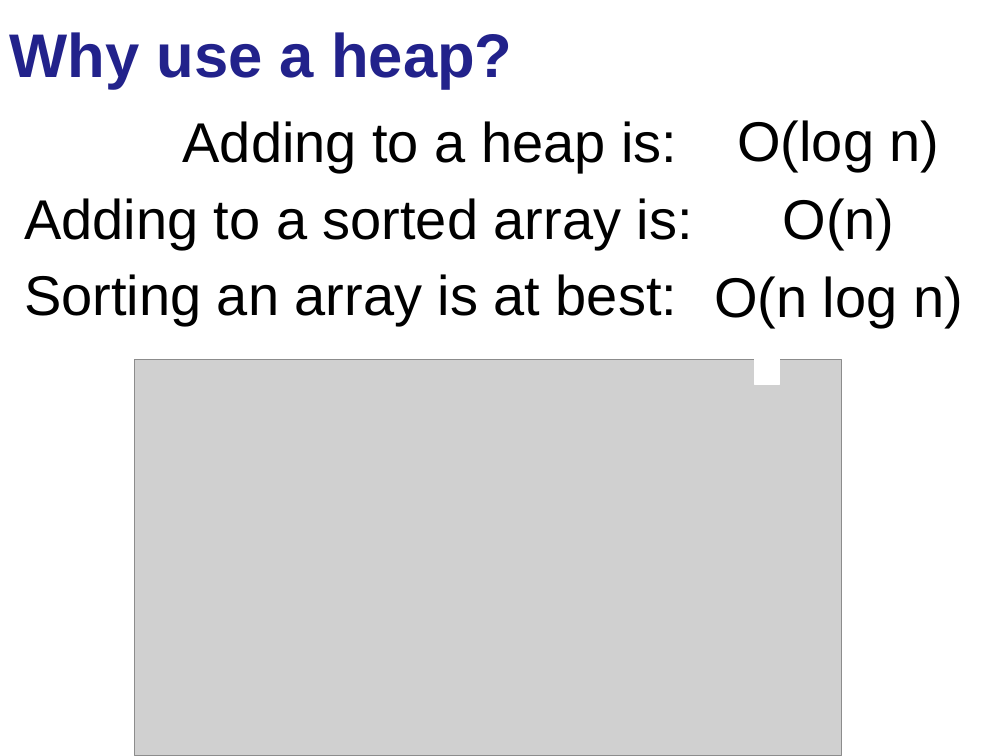
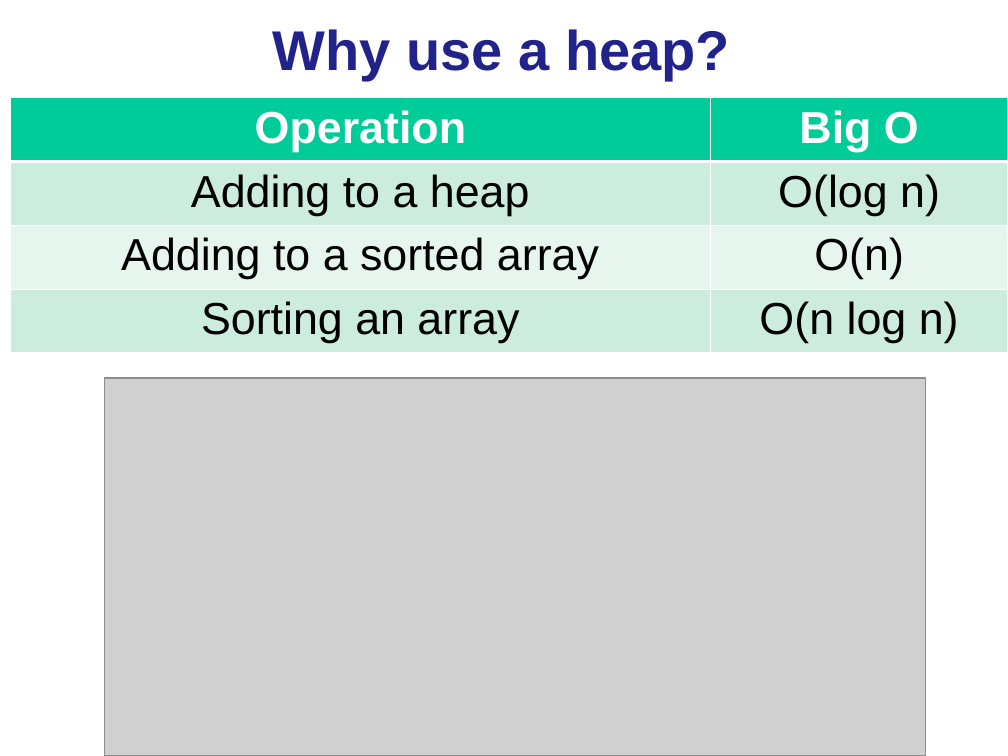
Before and after one commit to Cy-FairCS/cs3, a slide deck: slide 9 of u08d_pQueues/notes/_a.priorityQueues.pptx. Drawn at 1008x756 pixels with LibreOffice and Linux fonts; fonts in the diff are those of the drawing; grey boxes stand for pictures. Boxes give left, top, right and bottom in pixels: in the first picture for what was removed or moved away, otherwise in the second. Text is boxed around its words. In the diff, an @@ line names an element or a change of style, - is before the commit and + after.

Commit message:
Update PQ ppt

```diff
--- a/u08d_pQueues/notes/_a.priorityQueues.pptx
+++ b/u08d_pQueues/notes/_a.priorityQueues.pptx
@@ title "Why use a heap?": place and size @@
-title "Why use a heap?" at <box>10,32,512,89</box>
+title "Why use a heap?" at <box>273,29,730,80</box>
@@ title "Why use a heap?" at <box>273,29,730,80</box>: size 44 to 40 pt; alignment left to centre @@
@@ table added at <box>11,98,1008,353</box>, 4 rows, 2 columns @@
+Operation | Big O
+Adding to a heap | O(log n)
+Adding to a sorted array | O(n)
+Sorting an array | O(n log n)
@@ text removed at <box>24,121,693,325</box> @@
-Adding to a heap is:
-Adding to a sorted array is:
-Sorting an array is at best:
@@ text removed at <box>737,120,940,171</box> @@
-O(log n)
@@ text removed at <box>783,198,895,249</box> @@
-O(n)
@@ text removed at <box>714,276,963,327</box> @@
-O(n log n)
@@ rectangle removed at <box>754,359,779,384</box> @@
@@ picture: place and size @@
-picture at <box>134,359,841,755</box>
+picture at <box>105,378,926,755</box>
```
Also in this commit, not shown: 3 other slides changed, 1 slide removed.
